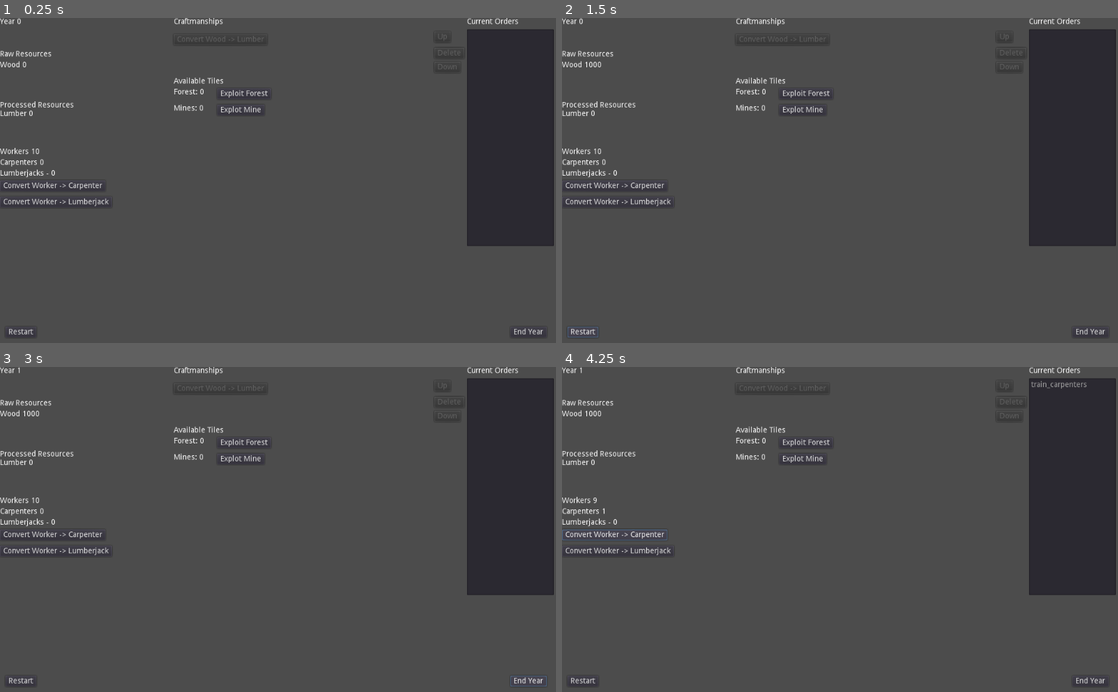
Above: before the commit, frames 1-4 (two rows, left to right).
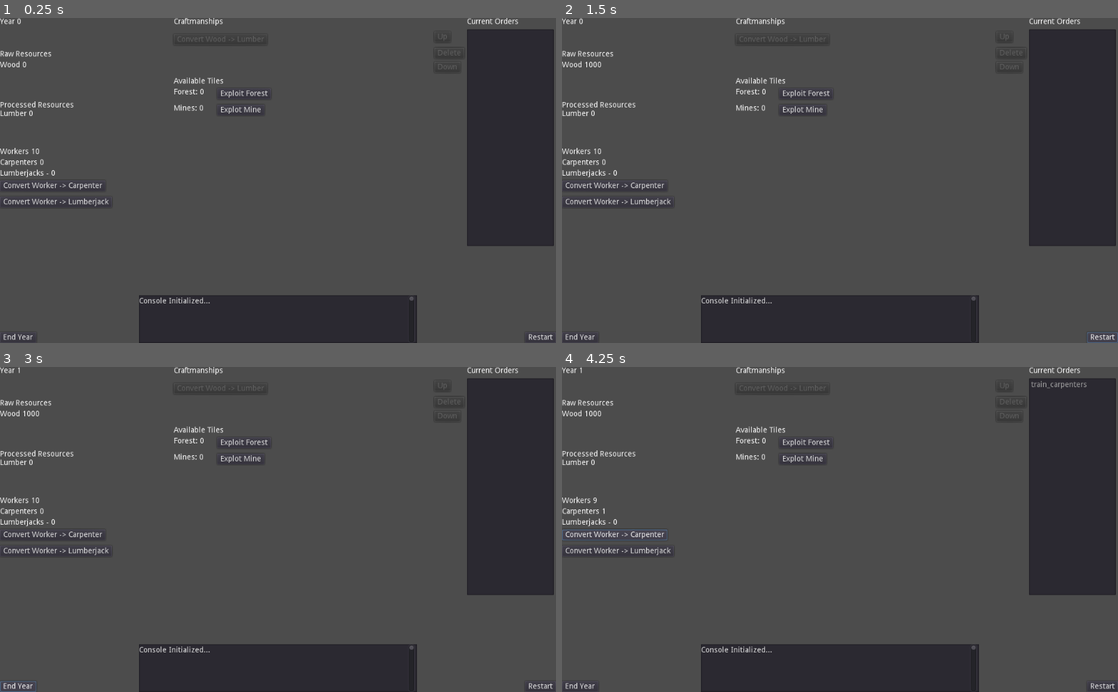
Above: after the commit, the same moments.

Repository: ccurteman/4X
Game: Godot game, scene res://Console GUI (Root).tscn
Same seed, same stepped clock (60 frames per second), same inputs: the game is played once before the commit and once after it.
Inputs:
- Up to frame 1 (0.25 s): no input
- Up to frame 2 (1.5 s): click "Restart" at 0.5 s; click "Restart" at 1.25 s
- Up to frame 3 (3 s): click "Restart" at 2 s; click "End Year" at 2.75 s
- Up to frame 4 (4.25 s): click "Convert Worker -> Carpenter" at 3.5 s

The runs differ from the first frame. In frame 1, 7.5% of the frame differs, in the area x 0-100%, y 85-100%; in frame 2, 7.5%; in frame 3, 7.5%; in frame 4, 7.5%.

Commit message:
Added Console Log to Interface

Diff:
--- a/Console GUI (Root).tscn
+++ b/Console GUI (Root).tscn
@@ -7,6 +7,7 @@
 anchor_bottom = 1.0
 script = ExtResource( 1 )
 __meta__ = {
+"_edit_lock_": true,
 "_edit_use_anchors_": false
 }
 wood_pile = 0
@@ -67,10 +68,10 @@
 "
 
 [node name="End Turn" type="Button" parent="."]
-margin_left = 940.0
-margin_top = 570.0
-margin_right = 1007.0
-margin_bottom = 590.0
+anchor_top = 1.0
+anchor_bottom = 1.0
+margin_top = -20.0
+margin_right = 67.0
 text = "End Year"
 __meta__ = {
 "_edit_use_anchors_": false
@@ -181,10 +182,12 @@
 text = "Explot Mine"
 
 [node name="Restart" type="Button" parent="."]
-margin_left = 10.0
-margin_top = 570.0
-margin_right = 67.0
-margin_bottom = 590.0
+anchor_left = 1.0
+anchor_top = 1.0
+anchor_right = 1.0
+anchor_bottom = 1.0
+margin_left = -57.0
+margin_top = -20.0
 text = "Restart"
 
 [node name="Lumberjacks" type="Label" parent="."]
@@ -193,6 +196,28 @@
 margin_bottom = 311.0
 text = "Lumberjacks - 0
 "
+
+[node name="Log" type="Panel" parent="."]
+anchor_left = 0.5
+anchor_top = 1.0
+anchor_right = 0.5
+anchor_bottom = 1.0
+margin_left = -256.0
+margin_top = -88.0
+margin_right = 256.0
+
+[node name="TextEdit" type="TextEdit" parent="Log"]
+anchor_right = 1.0
+anchor_bottom = 1.0
+text = "Console Initialized..."
+__meta__ = {
+"_edit_use_anchors_": false
+}
+
+[node name="VScrollBar" type="VScrollBar" parent="Log"]
+margin_left = 496.0
+margin_right = 508.0
+margin_bottom = 88.0
 [connection signal="pressed" from="End Turn" to="." method="_on_End_Turn_pressed"]
 [connection signal="pressed" from="Convert Worker -> Carpenter" to="." method="_on_Convert_Worker__Carpenter_pressed"]
 [connection signal="pressed" from="Convert Worker to Lumberjack" to="." method="_on_Convert_Worker_to_Lumberjack_pressed"]
